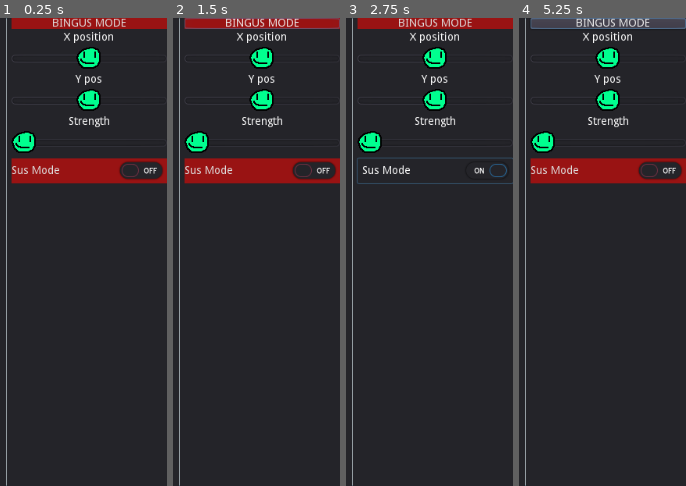
Above: before the commit, frames 1-4 (left to right).
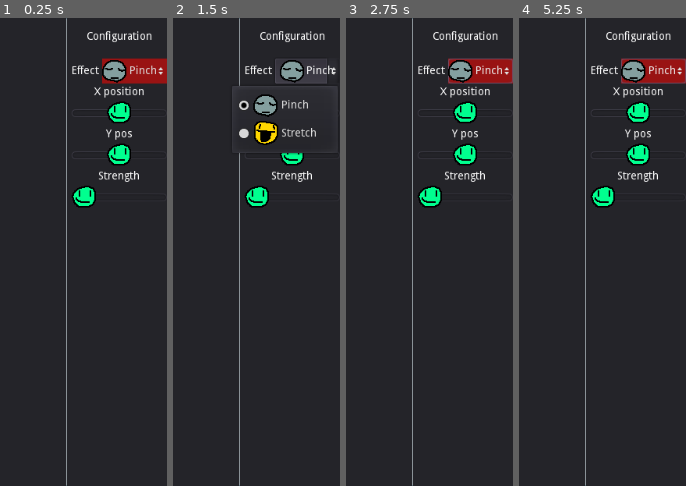
Above: after the commit, the same moments.

Repository: jiink/distor
Game: Godot game, scene res://testCamera.tscn
Two runs of this game, one before a commit and one after it. Both use one fixed random seed, a clock stepped at 60 frames per second and the inputs below.
Inputs (mouse positions are in pixels of both pictures, inside the frame that each line leads up to):
- Up to frame 1 (0.25 s): no input
- Up to frame 2 (1.5 s): click (261, 22) at 0.5 s, where only the run before the commit has a clickable "BINGUS MODE"; click (308, 69) at 1.25 s, where only the run after the commit has a clickable "Pinch"
- Up to frame 3 (2.75 s): click (434, 172) at 2 s, where only the run before the commit has a clickable "Sus Mode"
- Up to frame 4 (5.25 s): click (607, 22) at 2.75 s, where only the run before the commit has a clickable "BINGUS MODE"; click (654, 69) at 3.5 s, where only the run after the commit has a clickable "Pinch"; click (607, 172) at 4.25 s, where only the run before the commit has a clickable "Sus Mode"; click (607, 22) at 5 s, where only the run before the commit has a clickable "BINGUS MODE"

The runs differ from the first frame. In frame 1, 15% of the frame differs, in the area x 3-100%, y 0-100%; in frame 2, 14%; in frame 3, 11%; in frame 4, 15%.

Commit message:
Allow user to select effect and configure them accordingly. Also enhance testing experience in-editor

Diff:
--- /dev/null
+++ b/DestroyASAP.gd
@@ -0,0 +1,4 @@
+extends TextureRect
+
+func _ready():
+	queue_free()
--- /dev/null
+++ b/EffectDropdownController.gd
@@ -0,0 +1,30 @@
+extends HBoxContainer
+
+enum { PINCH, STRETCH }
+var shaderTable = ["res://Shaders/new_shader.tres",
+					"res://Shaders/stretch.gdshader"]
+
+var mainController
+var textureRect
+onready var effectParams = get_node("../EffectParams")
+
+func _ready():
+	mainController = get_tree().get_current_scene()
+	textureRect = mainController.get_node(mainController.textureRect)
+
+
+# The user selects an effect from the dropdown.
+# When an effect is selected, a signal is sent here.
+# The selected effect is read, and the shader of the webcam's material is
+# replaced accordingly. Then, all visible EffectParam sets will be invisibled,
+# then the correct one becomes visible.
+func _on_OptionButton_item_selected(index):
+	# Give the webcam texture's material the new shader
+	textureRect.material.set_shader(load(shaderTable[index]))
+
+	# Make all of the parameters invsibile
+	for c in effectParams.get_children():
+		c.visible = false
+
+	# Make the correct one visible
+	effectParams.get_child(index).visible = true
--- /dev/null
+++ b/PinchParamController.gd
@@ -0,0 +1,23 @@
+extends VBoxContainer
+
+var mainController
+var textureRect
+
+func _ready():
+	mainController = get_tree().get_current_scene()
+	textureRect = mainController.textureRect
+
+
+func _on_XSlider_value_changed(new_x_pos):
+	var tr = mainController.get_node(textureRect) as TextureRect
+	tr.material.set_shader_param("bulge_x_pos", new_x_pos)
+
+
+func _on_YSlider_value_changed(new_y_pos):
+	var tr = mainController.get_node(textureRect) as TextureRect
+	tr.material.set_shader_param("bulge_y_pos", new_y_pos)
+
+
+func _on_SSlider_value_changed(new_strength):
+	var tr = mainController.get_node(textureRect) as TextureRect
+	tr.material.set_shader_param("pinch_strength", new_strength)
--- /dev/null
+++ b/Shaders/stretch.gdshader
@@ -0,0 +1,8 @@
+shader_type canvas_item;
+
+uniform float stretch_pos = 0.5f;
+void fragment(){
+	vec2 p = vec2(UV.x, pow(UV.y, stretch_pos));
+
+	COLOR = texture(TEXTURE, vec2(p.x, p.y));
+}
--- /dev/null
+++ b/StretchParamController.gd
@@ -0,0 +1,13 @@
+extends VBoxContainer
+
+var mainController
+var textureRect
+
+func _ready():
+	mainController = get_tree().get_current_scene()
+	textureRect = mainController.textureRect
+
+
+func _on_PSlider_value_changed(new_pos):
+	var tr = mainController.get_node(textureRect) as TextureRect
+	tr.material.set_shader_param("stretch_pos", new_pos)
--- a/testCamera.tscn
+++ b/testCamera.tscn
@@ -1,8 +1,15 @@
-[gd_scene load_steps=6 format=2]
+[gd_scene load_steps=13 format=2]
 
 [ext_resource path="res://html5webcam.gd" type="Script" id=1]
 [ext_resource path="res://testMaterial.tres" type="Material" id=2]
 [ext_resource path="res://distor_theme.tres" type="Theme" id=3]
+[ext_resource path="res://DestroyASAP.gd" type="Script" id=4]
+[ext_resource path="res://EffectDropdownController.gd" type="Script" id=5]
+[ext_resource path="res://smily_disabled.png" type="Texture" id=6]
+[ext_resource path="res://moai.jpg" type="Texture" id=7]
+[ext_resource path="res://smily_highlight.png" type="Texture" id=8]
+[ext_resource path="res://PinchParamController.gd" type="Script" id=9]
+[ext_resource path="res://StretchParamController.gd" type="Script" id=10]
 
 [sub_resource type="GDScript" id=1]
 script/source = "extends MarginContainer
@@ -39,22 +46,6 @@
 	else:
 		tr.stretch_mode = TextureRect.STRETCH_KEEP_ASPECT_CENTERED
 
-
-
-
-func _on_XSlider_value_changed(new_x_pos):
-	var tr = get_node(textureRect) as TextureRect
-	tr.material.set_shader_param(\"bulge_x_pos\", new_x_pos)
-
-
-func _on_YSlider_value_changed(new_y_pos):
-	var tr = get_node(textureRect) as TextureRect
-	tr.material.set_shader_param(\"bulge_y_pos\", new_y_pos)
-
-
-func _on_SSlider_value_changed(new_strength):
-	var tr = get_node(textureRect) as TextureRect
-	tr.material.set_shader_param(\"pinch_strength\", new_strength)
 "
 
 [sub_resource type="ImageTexture" id=2]
@@ -78,7 +69,7 @@
 
 [node name="TextureRect" type="TextureRect" parent="HBoxContainer"]
 material = ExtResource( 2 )
-margin_right = 813.0
+margin_right = 374.0
 margin_bottom = 600.0
 size_flags_horizontal = 3
 size_flags_vertical = 3
@@ -90,86 +81,152 @@
 script = ExtResource( 1 )
 texture = SubResource( 2 )
 
+[node name="TestureRect" type="TextureRect" parent="HBoxContainer"]
+material = ExtResource( 2 )
+margin_left = 378.0
+margin_right = 890.0
+margin_bottom = 600.0
+texture = ExtResource( 7 )
+stretch_mode = 6
+script = ExtResource( 4 )
+
 [node name="VSeparator" type="VSeparator" parent="HBoxContainer"]
-margin_left = 817.0
-margin_right = 821.0
+margin_left = 894.0
+margin_right = 898.0
 margin_bottom = 600.0
 
 [node name="VBoxContainer" type="VBoxContainer" parent="HBoxContainer"]
-margin_left = 825.0
+margin_left = 902.0
 margin_right = 1024.0
 margin_bottom = 600.0
 
-[node name="Button" type="Button" parent="HBoxContainer/VBoxContainer"]
-margin_right = 199.0
-margin_bottom = 14.0
-text = "             BINGUS MODE             "
-
-[node name="Labelled slider X" type="VBoxContainer" parent="HBoxContainer/VBoxContainer"]
-margin_top = 18.0
-margin_right = 199.0
-margin_bottom = 68.0
-
-[node name="Label" type="Label" parent="HBoxContainer/VBoxContainer/Labelled slider X"]
-margin_right = 199.0
+[node name="Button" type="Label" parent="HBoxContainer/VBoxContainer"]
+margin_right = 122.0
+margin_bottom = 48.0
+text = "
+Configuration
+"
+align = 1
+
+[node name="EffectDropdown" type="HBoxContainer" parent="HBoxContainer/VBoxContainer"]
+margin_top = 52.0
+margin_right = 122.0
+margin_bottom = 84.0
+script = ExtResource( 5 )
+
+[node name="Label" type="Label" parent="HBoxContainer/VBoxContainer/EffectDropdown"]
+margin_top = 9.0
+margin_right = 35.0
+margin_bottom = 23.0
+text = "Effect"
+
+[node name="OptionButton" type="OptionButton" parent="HBoxContainer/VBoxContainer/EffectDropdown"]
+margin_left = 39.0
+margin_right = 122.0
+margin_bottom = 32.0
+text = "Pinch"
+icon = ExtResource( 6 )
+align = 1
+items = [ "Pinch", ExtResource( 6 ), false, 0, null, "Stretch", ExtResource( 8 ), false, 1, null ]
+selected = 0
+
+[node name="EffectParams" type="VBoxContainer" parent="HBoxContainer/VBoxContainer"]
+margin_top = 88.0
+margin_right = 122.0
+margin_bottom = 246.0
+
+[node name="Pinch" type="VBoxContainer" parent="HBoxContainer/VBoxContainer/EffectParams"]
+margin_right = 122.0
+margin_bottom = 158.0
+script = ExtResource( 9 )
+
+[node name="Labelled slider X" type="VBoxContainer" parent="HBoxContainer/VBoxContainer/EffectParams/Pinch"]
+margin_right = 122.0
+margin_bottom = 50.0
+
+[node name="Label" type="Label" parent="HBoxContainer/VBoxContainer/EffectParams/Pinch/Labelled slider X"]
+margin_right = 122.0
 margin_bottom = 14.0
 text = "X position"
 align = 1
 
-[node name="XSlider" type="HSlider" parent="HBoxContainer/VBoxContainer/Labelled slider X"]
-margin_top = 18.0
-margin_right = 199.0
+[node name="XSlider" type="HSlider" parent="HBoxContainer/VBoxContainer/EffectParams/Pinch/Labelled slider X"]
+margin_top = 18.0
+margin_right = 122.0
 margin_bottom = 50.0
 min_value = -0.5
 max_value = 0.5
 step = 0.0
 
-[node name="Labelled slider Y" type="VBoxContainer" parent="HBoxContainer/VBoxContainer"]
-margin_top = 72.0
-margin_right = 199.0
-margin_bottom = 122.0
-
-[node name="Label" type="Label" parent="HBoxContainer/VBoxContainer/Labelled slider Y"]
-margin_right = 199.0
+[node name="Labelled slider Y" type="VBoxContainer" parent="HBoxContainer/VBoxContainer/EffectParams/Pinch"]
+margin_top = 54.0
+margin_right = 122.0
+margin_bottom = 104.0
+
+[node name="Label" type="Label" parent="HBoxContainer/VBoxContainer/EffectParams/Pinch/Labelled slider Y"]
+margin_right = 122.0
 margin_bottom = 14.0
 text = "Y pos"
 align = 1
 
-[node name="YSlider" type="HSlider" parent="HBoxContainer/VBoxContainer/Labelled slider Y"]
-margin_top = 18.0
-margin_right = 199.0
+[node name="YSlider" type="HSlider" parent="HBoxContainer/VBoxContainer/EffectParams/Pinch/Labelled slider Y"]
+margin_top = 18.0
+margin_right = 122.0
 margin_bottom = 50.0
 min_value = -0.5
 max_value = 0.5
 step = 0.0
 
-[node name="Labelled slider S" type="VBoxContainer" parent="HBoxContainer/VBoxContainer"]
-margin_top = 126.0
-margin_right = 199.0
-margin_bottom = 176.0
-
-[node name="Label" type="Label" parent="HBoxContainer/VBoxContainer/Labelled slider S"]
-margin_right = 199.0
+[node name="Labelled slider S" type="VBoxContainer" parent="HBoxContainer/VBoxContainer/EffectParams/Pinch"]
+margin_top = 108.0
+margin_right = 122.0
+margin_bottom = 158.0
+
+[node name="Label" type="Label" parent="HBoxContainer/VBoxContainer/EffectParams/Pinch/Labelled slider S"]
+margin_right = 122.0
 margin_bottom = 14.0
 theme = ExtResource( 3 )
 text = "Strength"
 align = 1
 
-[node name="SSlider" type="HSlider" parent="HBoxContainer/VBoxContainer/Labelled slider S"]
-margin_top = 18.0
-margin_right = 199.0
+[node name="SSlider" type="HSlider" parent="HBoxContainer/VBoxContainer/EffectParams/Pinch/Labelled slider S"]
+margin_top = 18.0
+margin_right = 122.0
 margin_bottom = 50.0
 min_value = 0.2
 max_value = 2.0
 step = 0.0
 value = 0.2
 
-[node name="CheckButton" type="CheckButton" parent="HBoxContainer/VBoxContainer"]
-margin_top = 180.0
-margin_right = 199.0
+[node name="Stretch" type="VBoxContainer" parent="HBoxContainer/VBoxContainer/EffectParams"]
+visible = false
+margin_top = 162.0
+margin_right = 122.0
 margin_bottom = 212.0
-text = "Sus Mode"
-
-[connection signal="value_changed" from="HBoxContainer/VBoxContainer/Labelled slider X/XSlider" to="." method="_on_XSlider_value_changed"]
-[connection signal="value_changed" from="HBoxContainer/VBoxContainer/Labelled slider Y/YSlider" to="." method="_on_YSlider_value_changed"]
-[connection signal="value_changed" from="HBoxContainer/VBoxContainer/Labelled slider S/SSlider" to="." method="_on_SSlider_value_changed"]
+script = ExtResource( 10 )
+
+[node name="Labelled slider P" type="VBoxContainer" parent="HBoxContainer/VBoxContainer/EffectParams/Stretch"]
+margin_right = 122.0
+margin_bottom = 50.0
+
+[node name="Label" type="Label" parent="HBoxContainer/VBoxContainer/EffectParams/Stretch/Labelled slider P"]
+margin_right = 122.0
+margin_bottom = 14.0
+theme = ExtResource( 3 )
+text = "Position"
+align = 1
+
+[node name="PSlider" type="HSlider" parent="HBoxContainer/VBoxContainer/EffectParams/Stretch/Labelled slider P"]
+margin_top = 18.0
+margin_right = 122.0
+margin_bottom = 50.0
+min_value = 0.4
+max_value = 3.0
+step = 0.0
+value = 0.4
+
+[connection signal="item_selected" from="HBoxContainer/VBoxContainer/EffectDropdown/OptionButton" to="HBoxContainer/VBoxContainer/EffectDropdown" method="_on_OptionButton_item_selected"]
+[connection signal="value_changed" from="HBoxContainer/VBoxContainer/EffectParams/Pinch/Labelled slider X/XSlider" to="HBoxContainer/VBoxContainer/EffectParams/Pinch" method="_on_XSlider_value_changed"]
+[connection signal="value_changed" from="HBoxContainer/VBoxContainer/EffectParams/Pinch/Labelled slider Y/YSlider" to="HBoxContainer/VBoxContainer/EffectParams/Pinch" method="_on_YSlider_value_changed"]
+[connection signal="value_changed" from="HBoxContainer/VBoxContainer/EffectParams/Pinch/Labelled slider S/SSlider" to="HBoxContainer/VBoxContainer/EffectParams/Pinch" method="_on_SSlider_value_changed"]
+[connection signal="value_changed" from="HBoxContainer/VBoxContainer/EffectParams/Stretch/Labelled slider P/PSlider" to="HBoxContainer/VBoxContainer/EffectParams/Stretch" method="_on_PSlider_value_changed"]
--- a/testMaterial.tres
+++ b/testMaterial.tres
@@ -1,9 +1,9 @@
 [gd_resource type="ShaderMaterial" load_steps=2 format=2]
 
-[ext_resource path="res://new_shader.tres" type="Shader" id=1]
+[ext_resource path="res://Shaders/new_shader.tres" type="Shader" id=1]
 
 [resource]
 shader = ExtResource( 1 )
-shader_param/bulge_x_pos = 0.0
-shader_param/bulge_y_pos = 0.0
-shader_param/pinch_strength = 0.7
+shader_param/bulge_x_pos = -0.044
+shader_param/bulge_y_pos = -0.404
+shader_param/pinch_strength = 0.683
Renamed: new_shader.tres -> Shaders/new_shader.tres
Binary file added: moai.jpg
Not shown, added: moai.jpg.import
